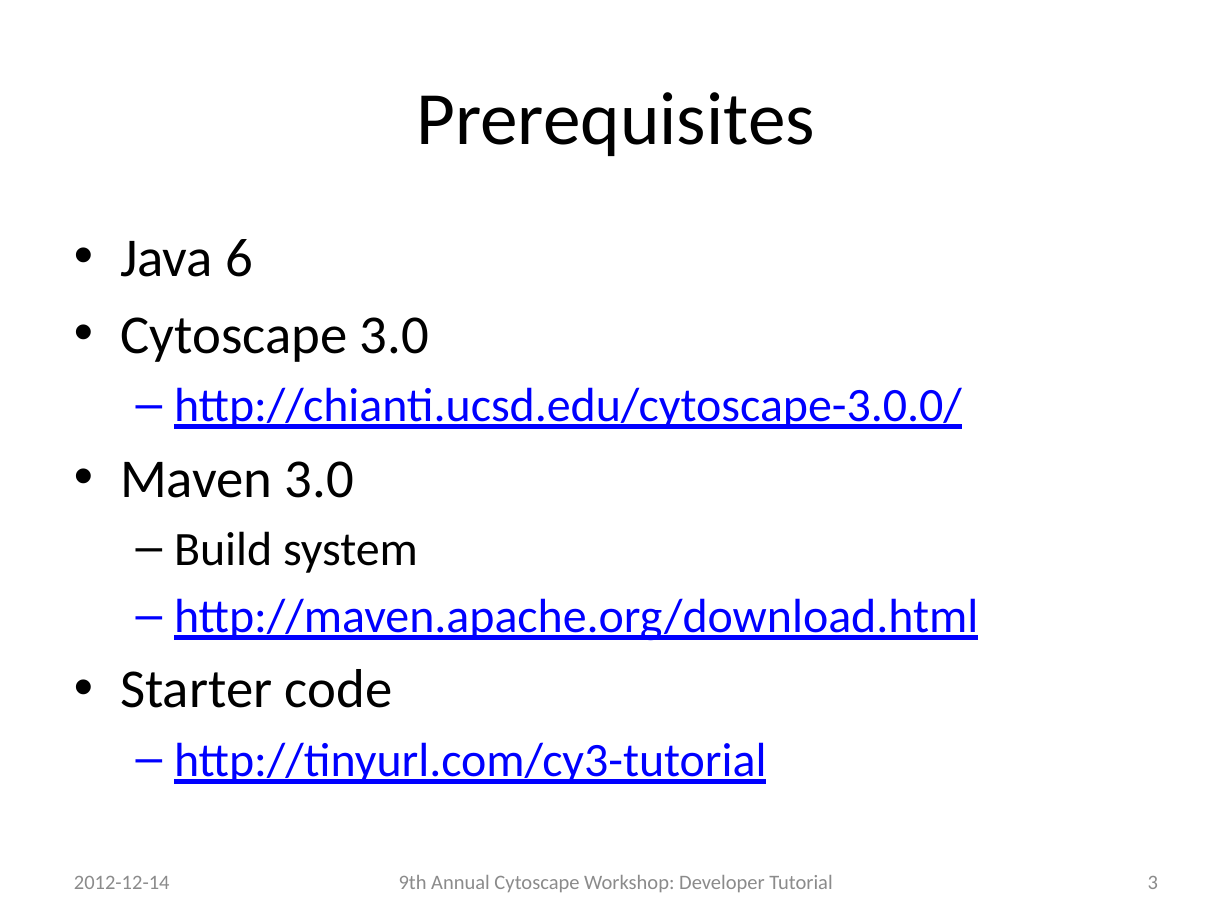
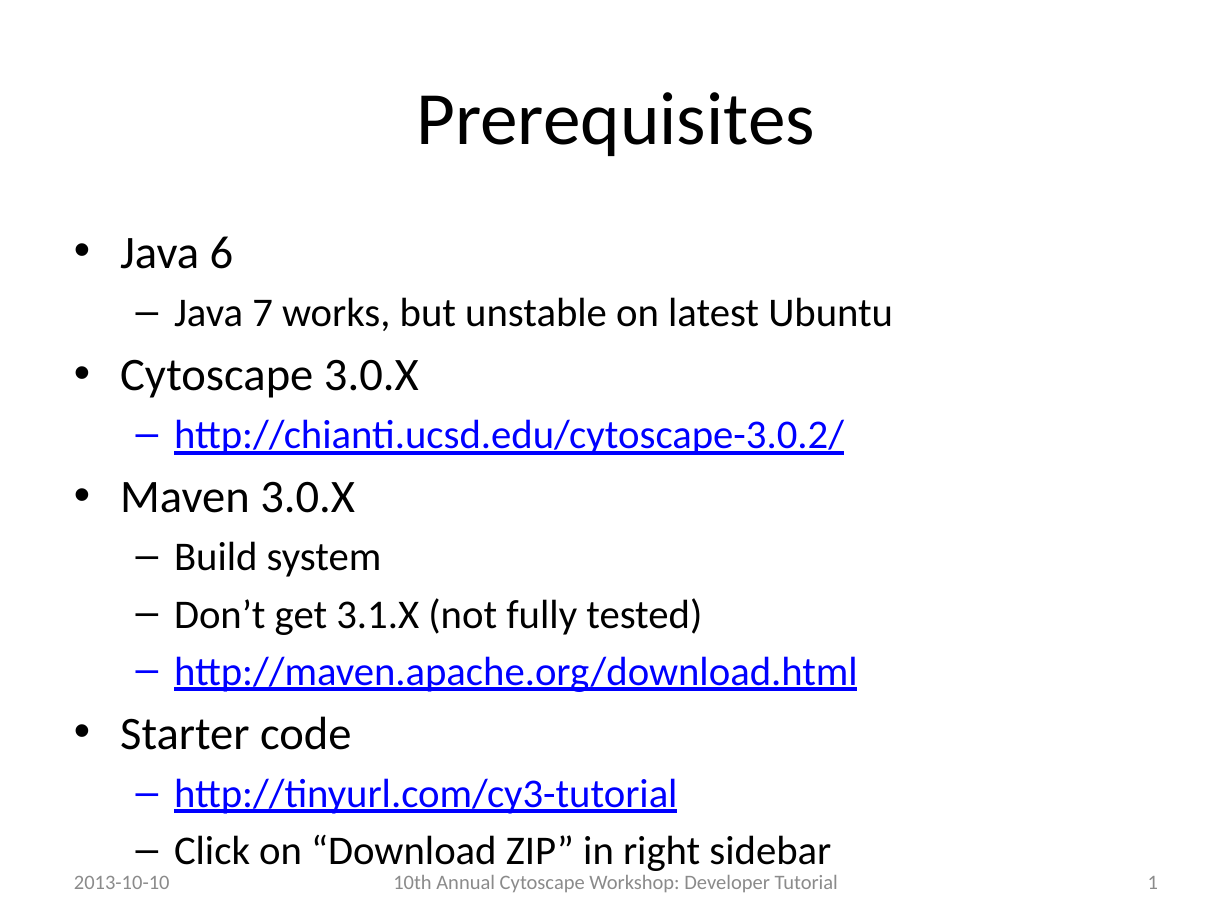
Before and after one commit to jrrmzz/cy3-dev-tutorial, a slide deck: slide 1 of slides.pptx (slide 3 before the commit). Drawn at 1232x924 pixels with LibreOffice and Linux fonts; fonts in the diff are those of the drawing. Boxes give left, top, right and bottom in pixels: in the first picture for what was removed or moved away, otherwise in the second. Text is boxed around its words. In the diff, an @@ line names an element or a change of style, - is before the commit and + after.

Commit message:
Updated tutorial materials for 2013 workshop/retreat

```diff
--- a/slides.pptx
+++ b/slides.pptx
@@ text at bbox=[120, 236, 858, 814]: size 32 to 27.2 pt in "Java 6", "Starter code"; size 28 to 23.8 pt in "Build system", "http://maven.apache.org/download.html", "http://tinyurl.com/cy3-tutorial" @@
@@ text at bbox=[120, 297, 893, 513]: text changed; size 28 to 23.8 pt; text colour #0000FF to #000000 @@
-• Cytoscape 3.0
-  – http://chianti.ucsd.edu/cytoscape-3.0.0/
-• Maven 3.0
+  – Java 7 works, but unstable on latest Ubuntu
+• Cytoscape 3.0.X
+  – http://chianti.ucsd.edu/cytoscape-3.0.2/
+• Maven 3.0.X
@@ text at bbox=[174, 598, 702, 635]: paragraph added @@
+  – Don’t get 3.1.X (not fully tested)
@@ text at bbox=[174, 834, 831, 871]: paragraph added @@
+  – Click on “Download ZIP” in right sidebar
@@ text at bbox=[74, 876, 170, 889]: text changed @@
-2012-12-14
+2013-10-10
@@ text at bbox=[393, 875, 838, 892]: text changed @@
-9th Annual Cytoscape Workshop: Developer Tutorial
+10th Annual Cytoscape Workshop: Developer Tutorial
@@ page number at bbox=[1148, 876, 1158, 889]: text changed @@
-3
+1
```
Also in this commit, not shown: 38 other slides changed, 6 slides added, 2 other files.
